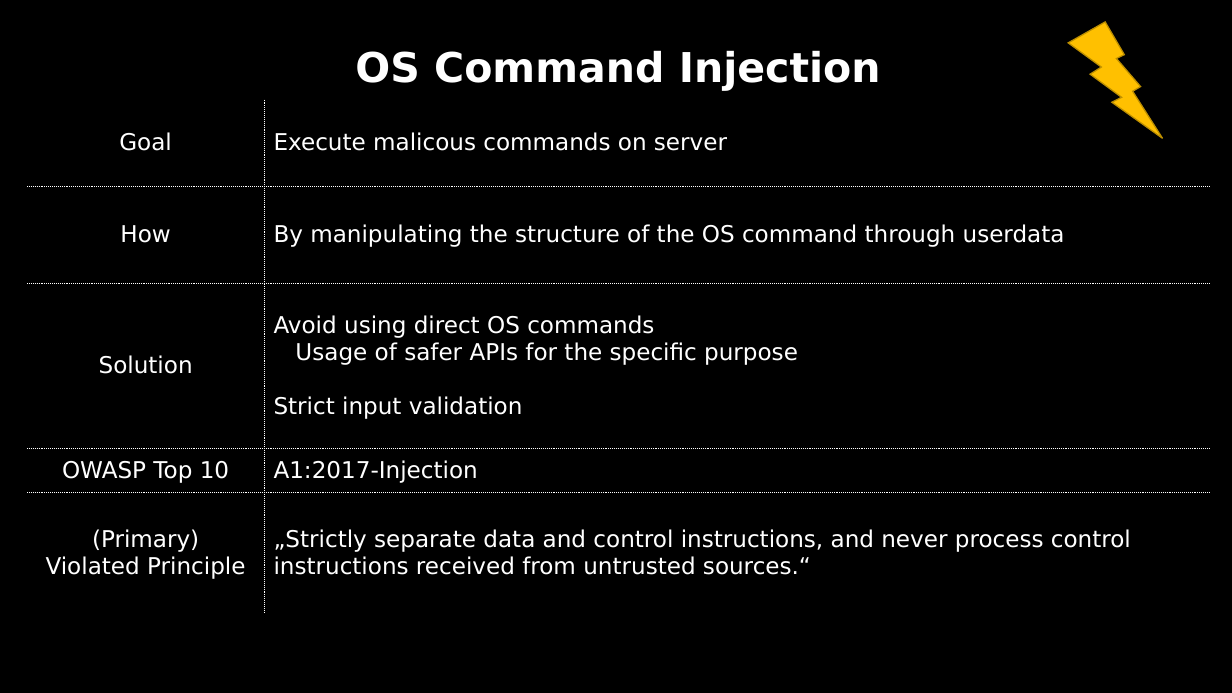
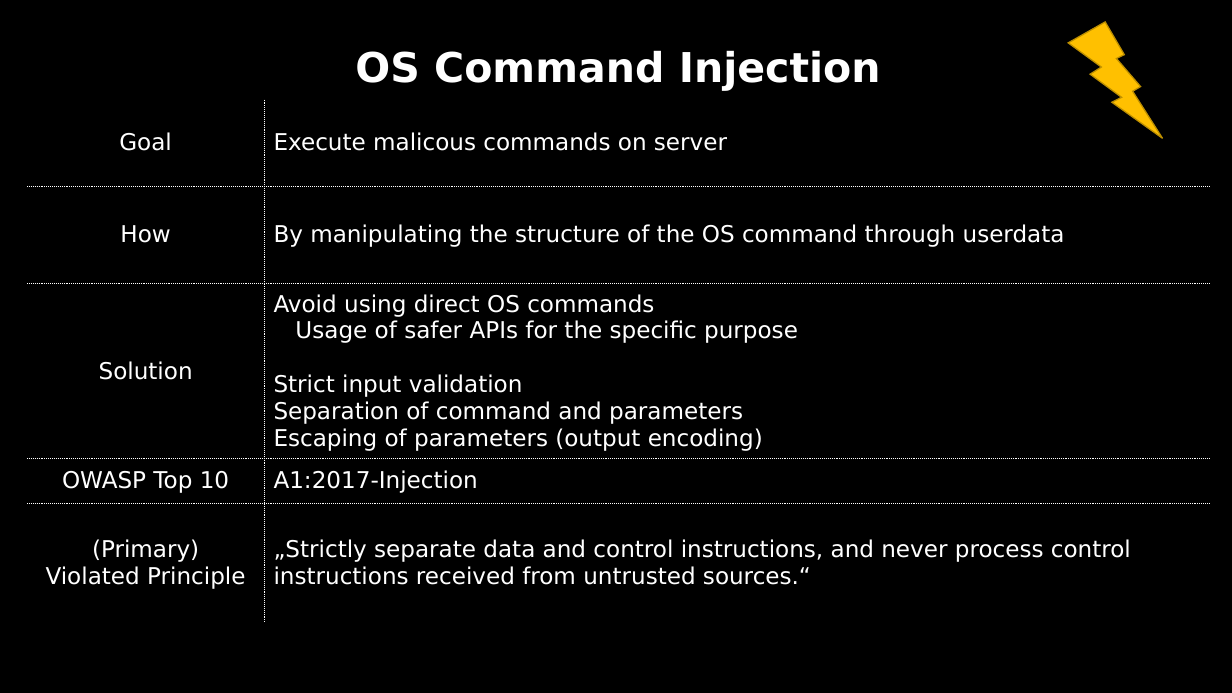
Before and after one commit to dschwarz91/websec-lecture, a slide deck: slide 62 of slides/6_Server_Attacks.pptx. Drawn at 1232x693 pixels with LibreOffice and Linux fonts; fonts in the diff are those of the drawing. Boxes give left, top, right and bottom in pixels: in the first picture for what was removed or moved away, otherwise in the second. Text is boxed around its words. In the diff, an @@ line names an element or a change of style, - is before the commit and + after.

Commit message:
Added a few little things to the countermeasures for os command injections and malicious file upload.

```diff
--- a/slides/6_Server_Attacks.pptx
+++ b/slides/6_Server_Attacks.pptx
@@ table at (27, 37, 1210, 630) @@
-row 4, column 2: Avoid using direct OS commands / Usage of safer APIs for the specific purpose / Strict input validation
+row 4, column 2: Avoid using direct OS commands / Usage of safer APIs for the specific purpose / Strict input validation / Separation of command and parameters / Escaping of parameters (output encoding)
```
Also in this commit, not shown: 4 other slides changed, 2 other files.
